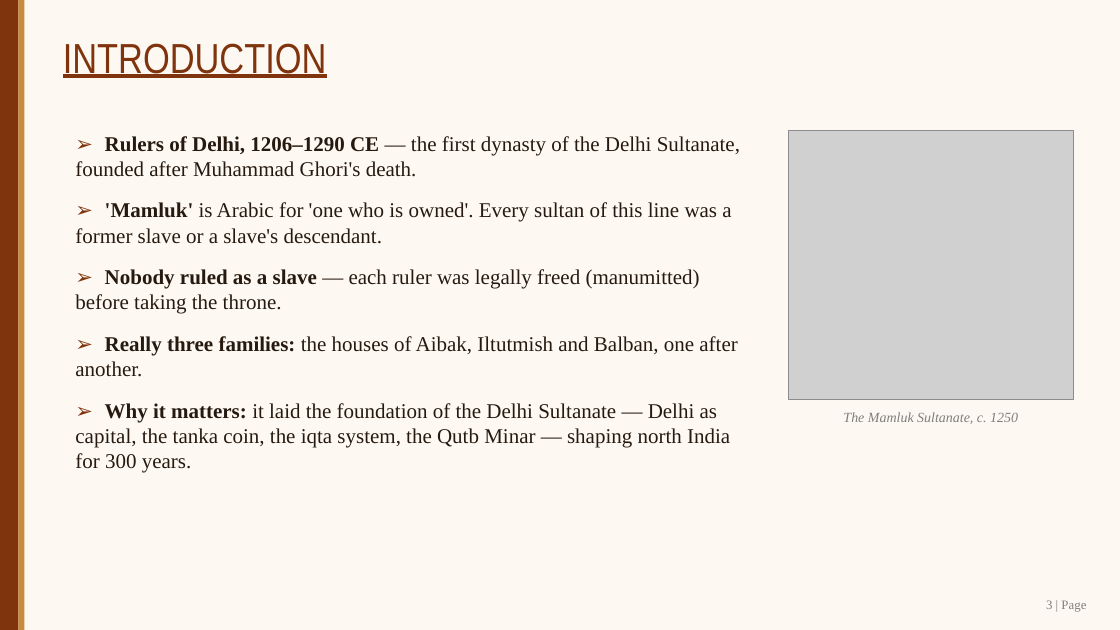
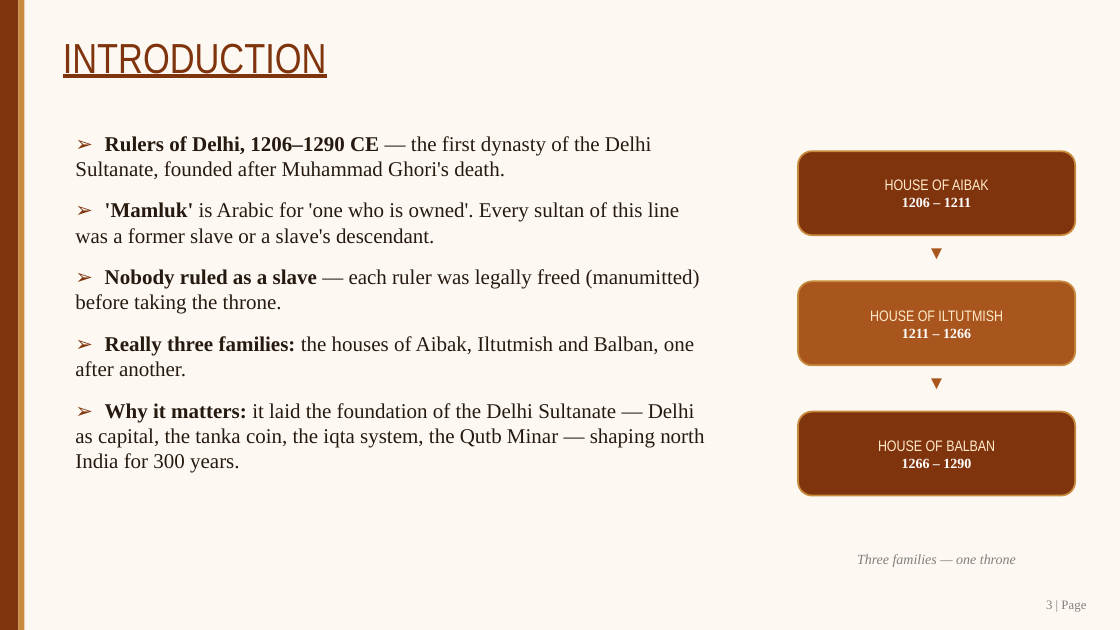
Before and after one commit to SangamSitapuri07/SIH, a slide deck: slide 3 of assignment/Slave_Dynasty_Mamluk_Presentation.pptx. Drawn at 1120x630 pixels with LibreOffice and Linux fonts; fonts in the diff are those of the drawing; grey boxes stand for pictures. Boxes give left, top, right and bottom in pixels: in the first picture for what was removed or moved away, otherwise in the second. Text is boxed around its words. In the diff, an @@ line names an element or a change of style, - is before the commit and + after.

```diff
--- a/assignment/Slave_Dynasty_Mamluk_Presentation.pptx
+++ b/assignment/Slave_Dynasty_Mamluk_Presentation.pptx
@@ text "➢ Rulers of Delhi, 1206–1290 ..." rewrapped from bbox=[75, 136, 740, 473] to bbox=[75, 136, 704, 473] @@
@@ picture removed at bbox=[788, 130, 1074, 399] @@
@@ rounded rectangle added at bbox=[798, 151, 1075, 235], fill #80340D, outline #C88A3C 1.5 pt, 13 pt, text #FFE9C9 @@
+HOUSE OF AIBAK
+1206 – 1211
@@ text added at bbox=[916, 237, 958, 279], 16 pt, text #A8551E, bold @@
+▼
@@ rounded rectangle added at bbox=[798, 281, 1075, 365], fill #A8551E, outline #C88A3C 1.5 pt, 13 pt, text #FFE9C9 @@
+HOUSE OF ILTUTMISH
+1211 – 1266
@@ text added at bbox=[916, 367, 958, 409], 16 pt, text #A8551E, bold @@
+▼
@@ rounded rectangle added at bbox=[798, 412, 1075, 496], fill #80340D, outline #C88A3C 1.5 pt, 13 pt, text #FFE9C9 @@
+HOUSE OF BALBAN
+1266 – 1290
@@ text removed at bbox=[843, 412, 1018, 424] @@
-The Mamluk Sultanate, c. 1250
@@ text added at bbox=[857, 554, 1016, 567], 12 pt, text #7F7F7F, italic @@
+Three families — one throne
```
Also in this commit, not shown: 11 other slides changed, 1 other file.
